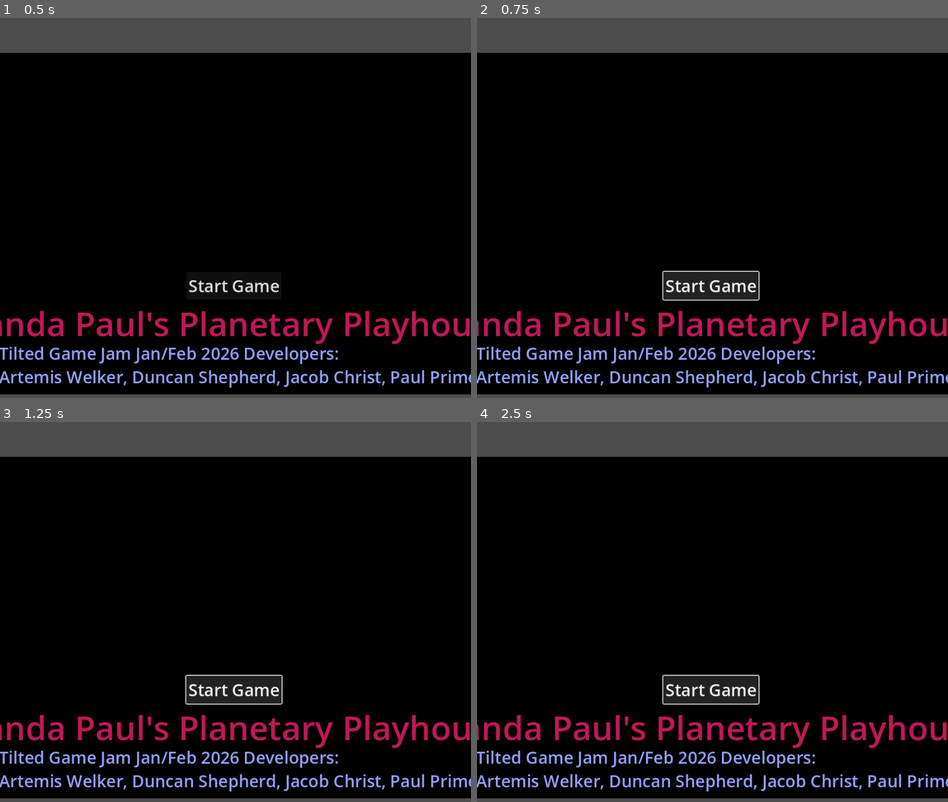
Above: before the commit, frames 1-4 (two rows, left to right).
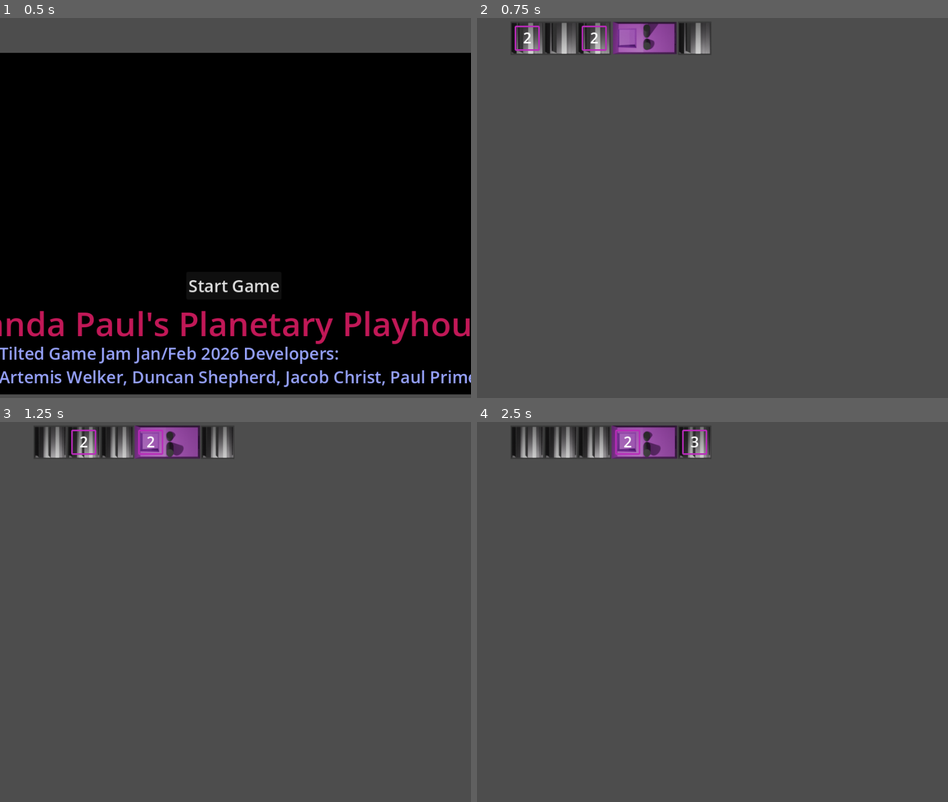
Above: after the commit, the same moments.

Repository: makreth/tiltedgjfeb
Game: Godot game, scene res://title_screen.tscn
Two runs of this game, one before a commit and one after it. Both use one fixed random seed, a clock stepped at 60 frames per second and the inputs below. Video files are missing from this copy of the repository; at most half a second of black plays in their place.
Inputs (mouse positions are in pixels of both pictures, inside the frame that each line leads up to):
- Up to frame 1 (0.5 s): no input
- Up to frame 2 (0.75 s): click "Start Game" at 0.5 s
- Up to frame 3 (1.25 s): no input
- Up to frame 4 (2.5 s): click (712, 688) at 1.25 s, where only the run before the commit has a clickable "Start Game"; click (712, 688) at 2 s, where only the run before the commit has a clickable "Start Game"

Frame 1 is identical in both runs. In frame 2, 92% of the frame differs, in the area x 0-100%, y 1-100%; in frame 3, 92%, in the area x 0-100%, y 0-100%; in frame 4, 92%.

Commit message:
Fixed broken start game button due to scene rename.

Diff:
--- a/title_screen.gd
+++ b/title_screen.gd
@@ -1,7 +1,7 @@
 extends Node2D
 
 func _on_start_game_pressed() -> void:
-	get_tree().change_scene_to_file("res://root.tscn")
+	get_tree().change_scene_to_file("res://Scenes/mainLevel.tscn")
 
 func _on_credits_pressed() -> void:
 	#get_tree().change_scene_to_file("res://Assets/Scenes/Credits.tscn")
